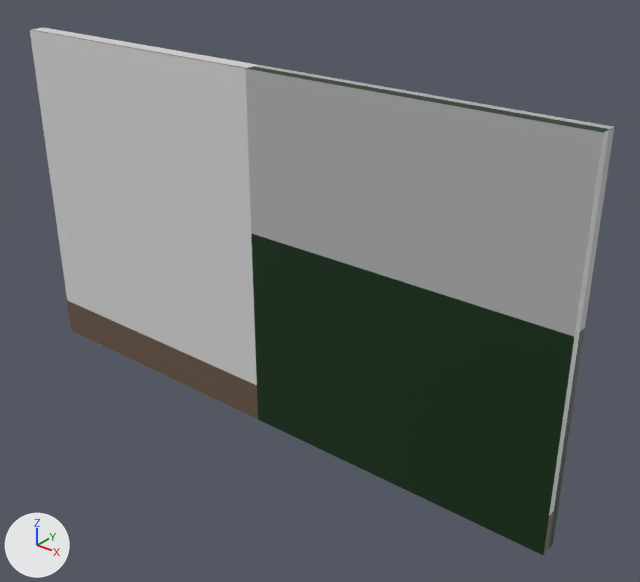
A saved change to the glTF model legend/legend/assets/models/classroom_forwardwall.glb.
Both versions are drawn from a 50 mm lens placed at (584.0, -623.0, 378.0), pointed at (58.0, 35.0, -30.0). The lights are fixed; the arrows at lower left show +X, +Y and +Z. Vertices at the same position are counted once.

The first picture shows 'KokubanKabe'.
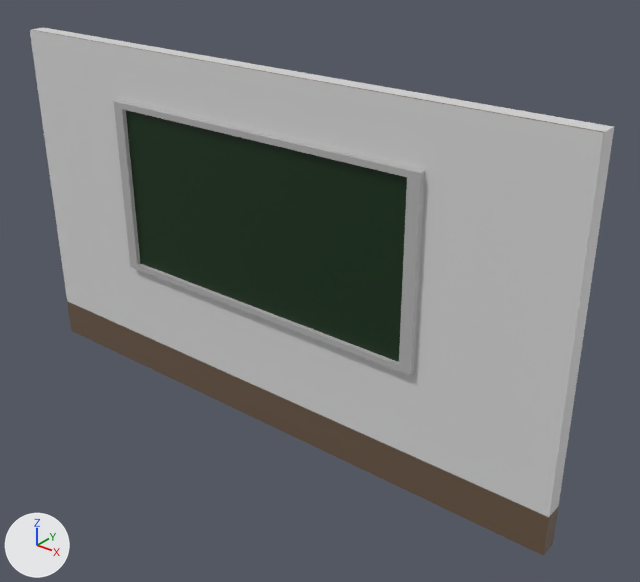
Boxes (x1, y1, x2, y2) around the edits, measured in the pictures (640 x 582 px):
part 1 of me_kokubankabe, added
    after: (114, 100, 425, 376)
part 2 of me_kokubankabe, added (green)
    after: (126, 110, 407, 362)
part 3 of me_kokubankabe, surface changed
    both: (67, 63, 614, 556)

The edits, one by one:
me_kokubankabe is used by ob_kokubankabe; location (0.0, 0.0, 0.0).
Verts and faces of me_kokubankabe; kept vertices keep their numbers, new ones are numbered from 8.
me_kokubankabe had 8 vertices, 12 faces and spanned x -350.0..350.0, y 0.0..20.0, z -200.0..200.0.
me_kokubankabe now has 44 vertices, 78 faces and spans x -350.0..350.0, y -7.0..20.0, z -200.0..200.0.
me_kokubankabe part 1: a new loose piece of 32 vertices spanning x -200.0..200.0, y -7.0..3.0, z -60.0..140.0, in mat_yuka (picture img_image_0).
Part 2, on me_kokubankabe:
New vertex 8 is at (-195.0, -2.0, 138.0).
New vertex 9 is at (195.0, -2.0, 138.0).
New vertex 10 is at (195.0, -2.0, -58.0).
New vertex 11 is at (-195.0, -2.0, -58.0).
New faces: (8, 10, 9), (8, 11, 10).
me_kokubankabe part 3: 12 kept faces spanning x -350.0..350.0, y 0.0..20.0, z -200.0..200.0 get new texture (UV) coordinates.
